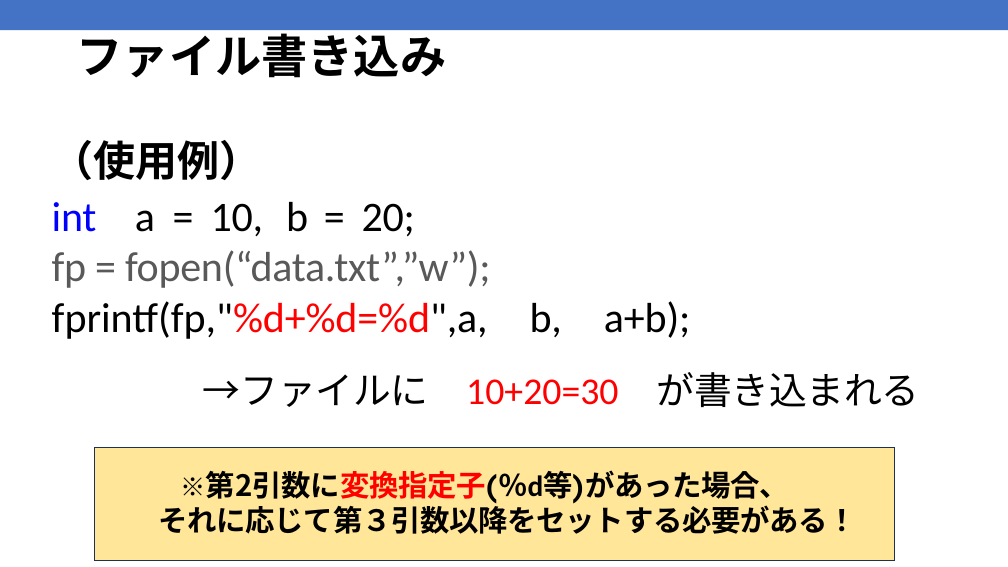
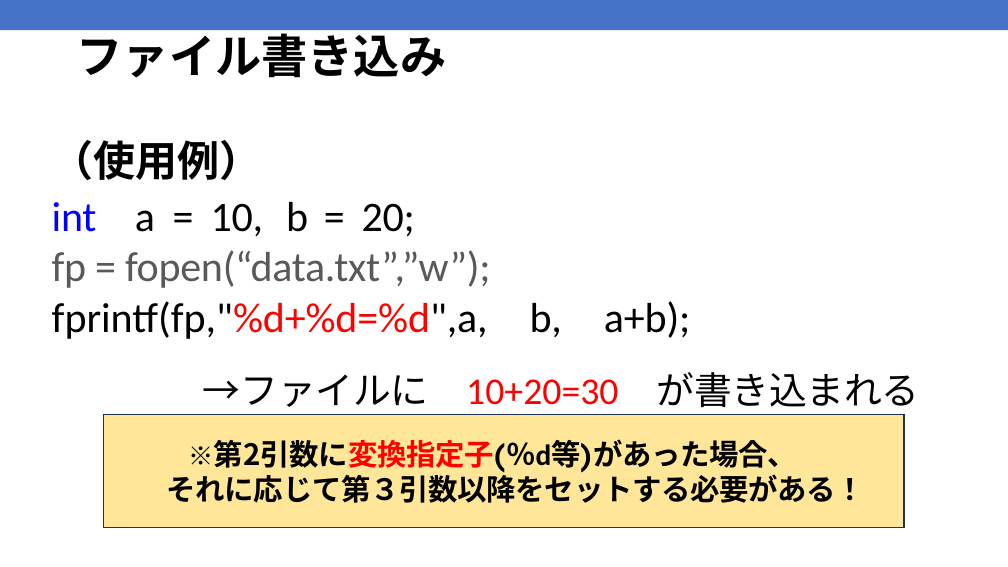
Before and after one commit to kic-murata/cpp2025, a slide deck: slide 10 of 授業資料/授業資料：ファイル処理.pptx. Drawn at 1008x567 pixels with LibreOffice and Linux fonts; fonts in the diff are those of the drawing. Boxes give left, top, right and bottom in pixels: in the first picture for what was removed or moved away, otherwise in the second. Text is boxed around its words. In the diff, an @@ line names an element or a change of style, - is before the commit and + after.

```diff
--- a/授業資料/授業資料：ファイル処理.pptx
+++ b/授業資料/授業資料：ファイル処理.pptx
@@ rectangle: place and size @@
-rectangle at (95, 448, 895, 561)
+rectangle at (104, 414, 904, 528)
@@ text "※第2引数に変換指定子(％d等)があった場合、": place and size @@
-text "※第2引数に変換指定子(％d等)があった場合、" at (159, 470, 858, 534)
+text "※第2引数に変換指定子(％d等)があった場合、" at (167, 439, 866, 503)
```
Also in this commit, not shown: 5 other slides changed, 2 other files.
